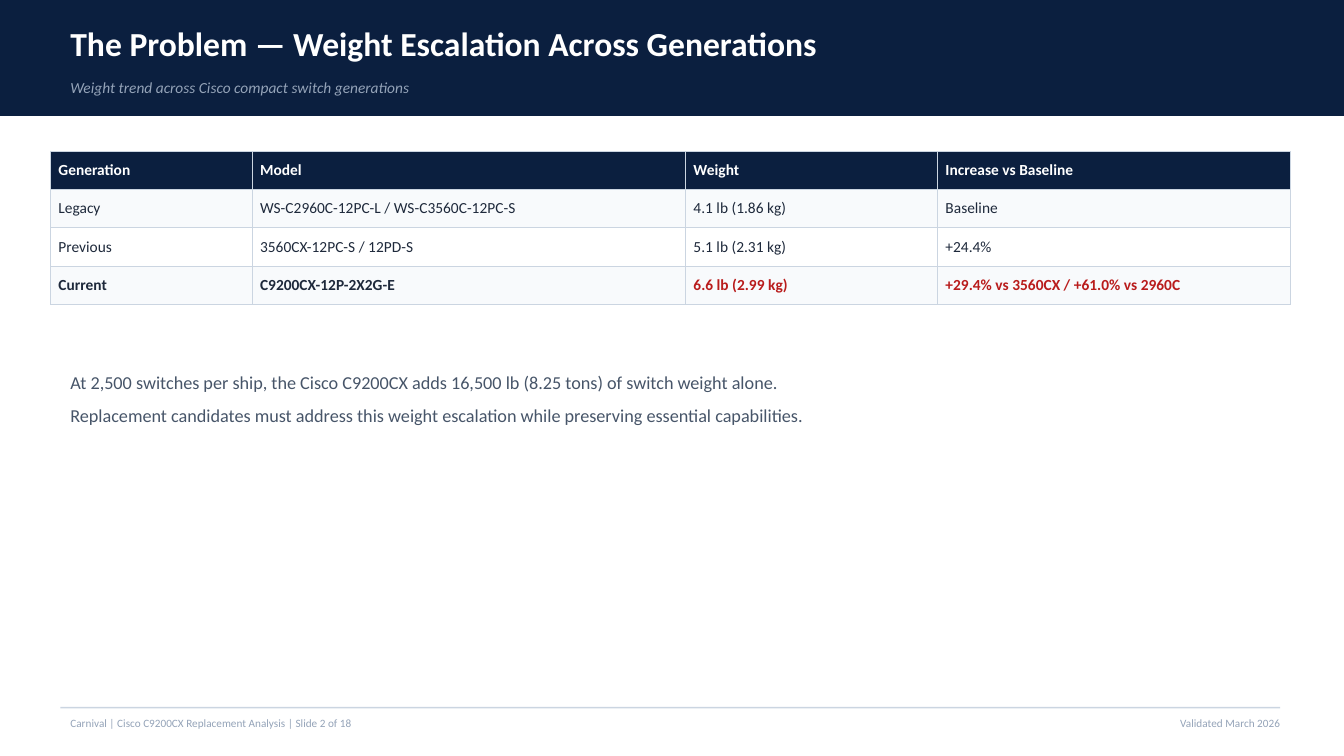
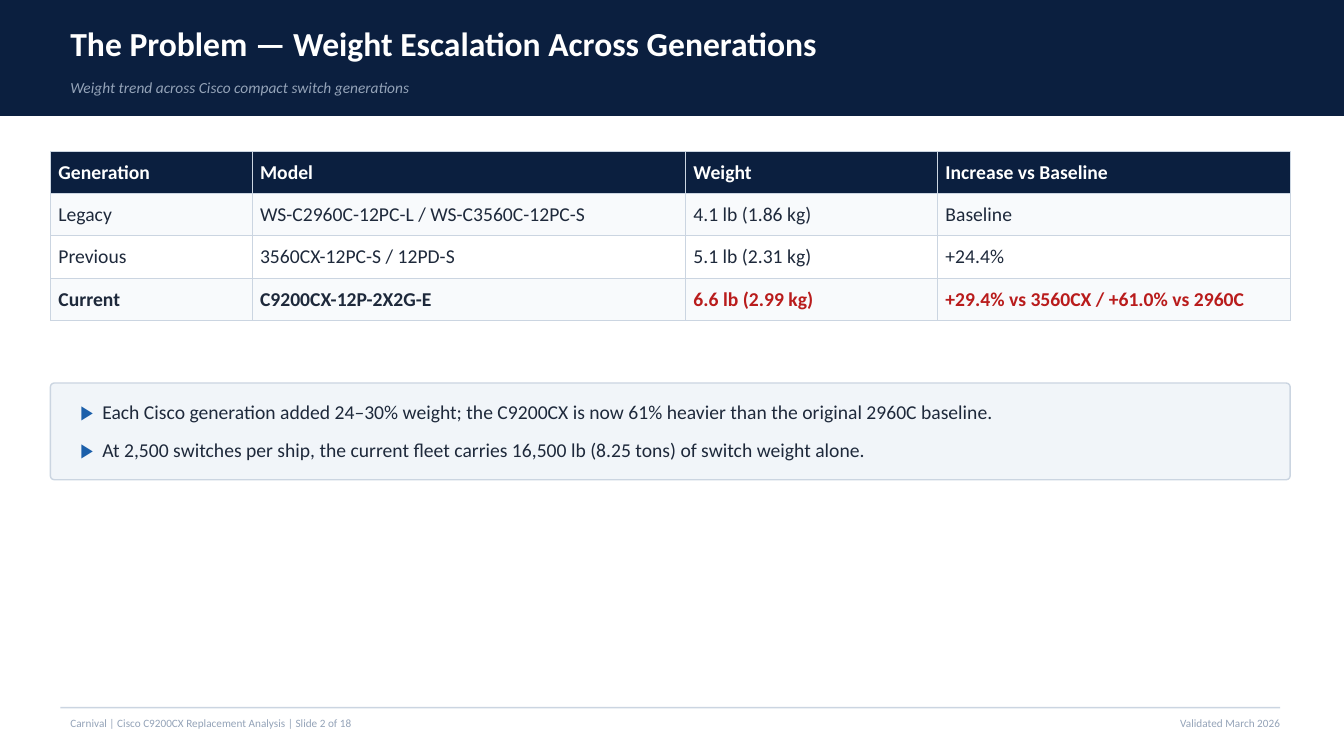
Before and after one commit to 91ped24-sketch/Comparaciones, a slide deck: slide 2 of Cisco_C9200CX_Replacement_Analysis_Validated.pptx. Drawn at 1344x756 pixels with LibreOffice and Linux fonts; fonts in the diff are those of the drawing. Boxes give left, top, right and bottom in pixels: in the first picture for what was removed or moved away, otherwise in the second. Text is boxed around its words. In the diff, an @@ line names an element or a change of style, - is before the commit and + after.

Commit message:
Font size modification

```diff
--- a/Cisco_C9200CX_Replacement_Analysis_Validated.pptx
+++ b/Cisco_C9200CX_Replacement_Analysis_Validated.pptx
@@ table at bbox=[50, 151, 1291, 314] @@
@@ size 11 to 14 pt @@
@@ rounded rectangle added at bbox=[50, 383, 1291, 480], fill #F1F5F9, outline #CBD5E1 1 pt @@
@@ text added at bbox=[102, 405, 992, 423], 14 pt, text #1E293B @@
+▶ Each Cisco generation added 24–30% weight; the C9200CX is now 61% heavier than the original 2960C baseline.
@@ text at bbox=[102, 443, 864, 461]: text changed; size 13 to 14 pt; text colour #475569 to #1E293B @@
-At 2,500 switches per ship, the Cisco C9200CX adds 16,500 lb (8.25 tons) of switch weight alone.
-Replacement candidates must address this weight escalation while preserving essential capabilities.
+▶ At 2,500 switches per ship, the current fleet carries 16,500 lb (8.25 tons) of switch weight alone.
```
Also in this commit, not shown: 16 other slides changed.
